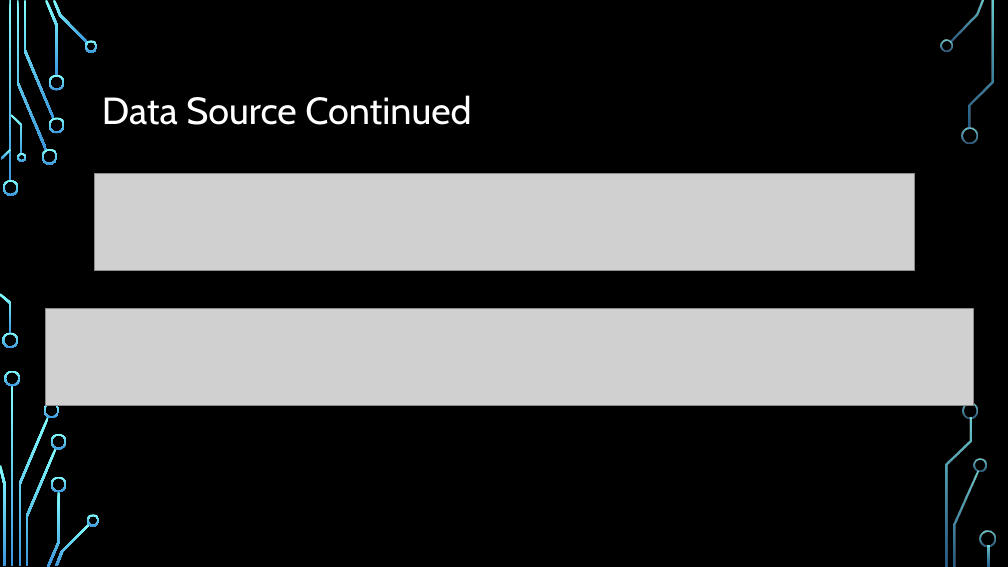
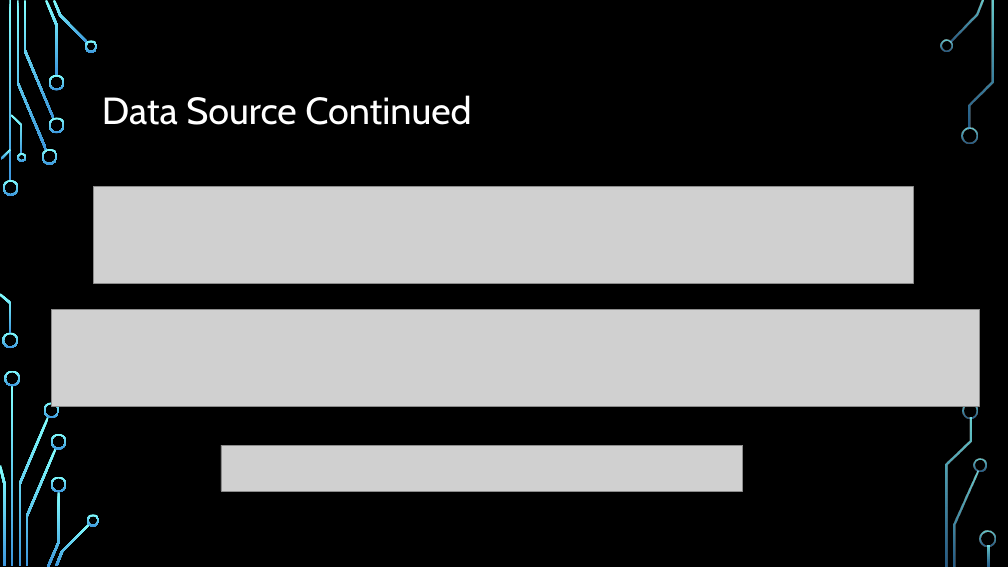
Before and after one commit to trcream/MachineLearningSeattleCrimeData, a slide deck: slide 4 of powerpoint/Seattle911MLPresentation.pptx. Drawn at 1008x567 pixels with LibreOffice and Linux fonts; fonts in the diff are those of the drawing; grey boxes stand for pictures; background and template pictures are left out. Boxes give left, top, right and bottom in pixels: in the first picture for what was removed or moved away, otherwise in the second. Text is boxed around its words. In the diff, an @@ line names an element or a change of style, - is before the commit and + after.

```diff
--- a/powerpoint/Seattle911MLPresentation.pptx
+++ b/powerpoint/Seattle911MLPresentation.pptx
@@ picture: place and size @@
-picture at box(95, 173, 914, 270)
+picture at box(94, 187, 913, 284)
@@ picture: place and size @@
-picture at box(45, 309, 974, 405)
+picture at box(51, 309, 980, 406)
@@ picture added at box(221, 445, 743, 492) @@
```
Also in this commit, not shown: 2 other slides changed, 3 other files.
